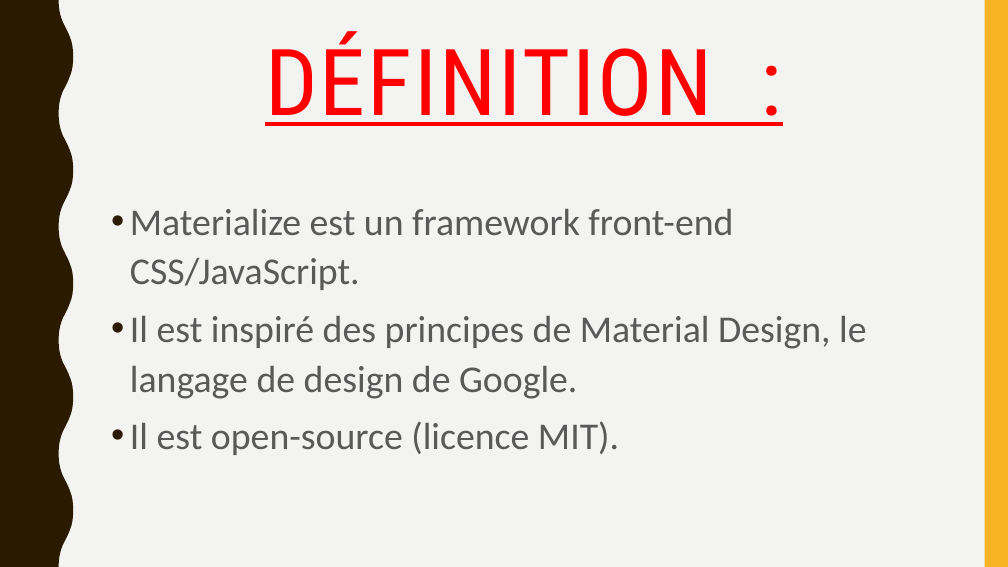
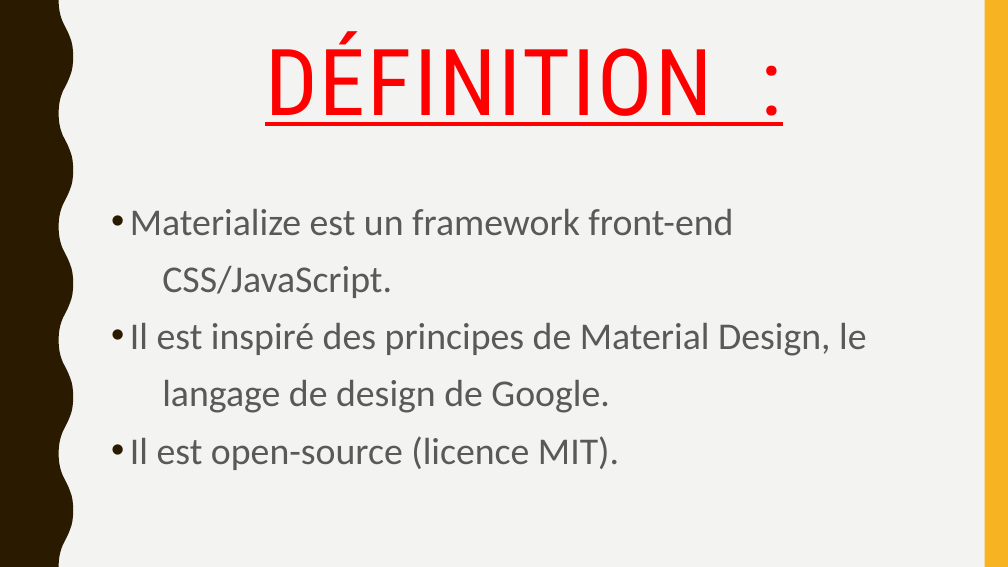
Before and after one commit to fandresenamisaina/offshore, a slide deck: slide 2 of Materialize (framework).pptx. Drawn at 1008x567 pixels with LibreOffice and Linux fonts; fonts in the diff are those of the drawing. Boxes give left, top, right and bottom in pixels: in the first picture for what was removed or moved away, otherwise in the second. Text is boxed around its words. In the diff, an @@ line names an element or a change of style, - is before the commit and + after.

```diff
--- a/Materialize (framework).pptx
+++ b/Materialize (framework).pptx
@@ text at box(130, 209, 866, 413): text changed @@
-• Materialize est un framework front-end CSS/JavaScript.
-• Il est inspiré des principes de Material Design, le langage de design de Google.
+• Materialize est un framework front-end
+CSS/JavaScript.
+• Il est inspiré des principes de Material Design, le
+langage de design de Google.
```
Also in this commit, not shown: 6 other slides changed.
